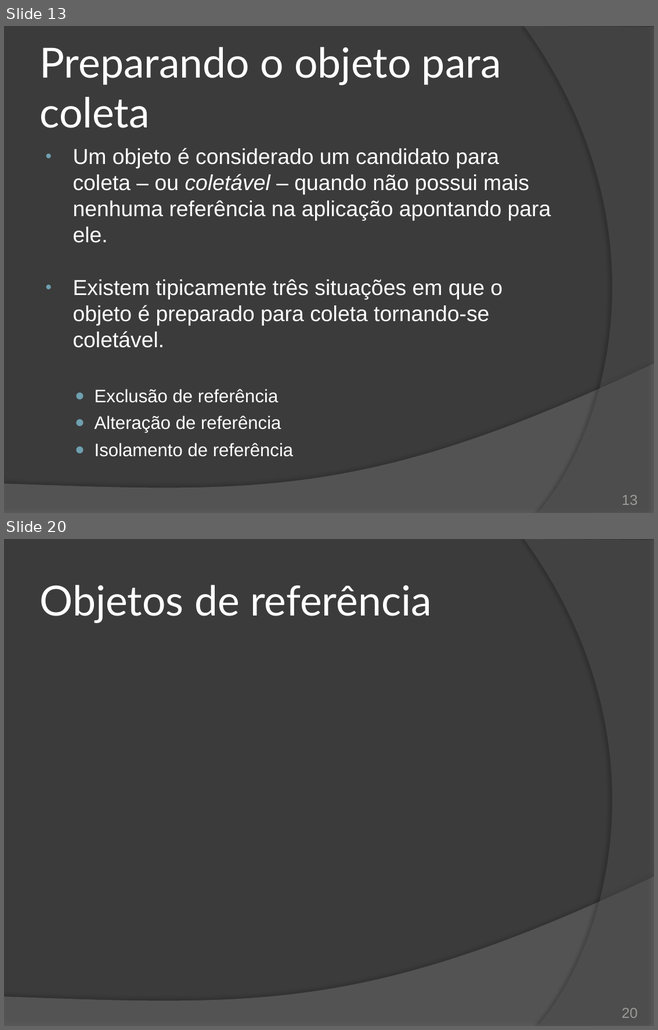
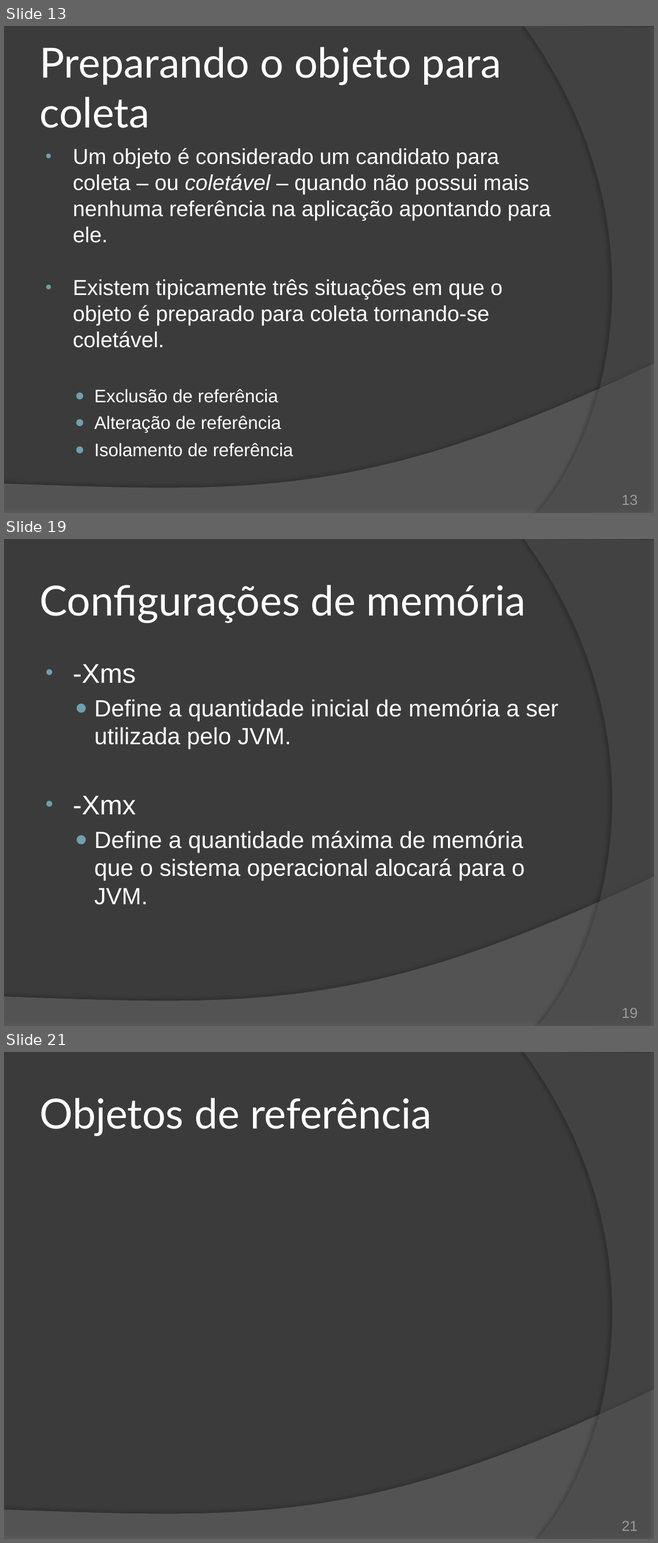
Before and after one commit to duchesqui/slzvieira-training, a slide deck: 2-Java-Programmer-Modulo-II/11.Capitulo05.pptx. Shown one above the other, each under a label of ours: slides 13 and 20 before the commit, slides 13, 19 and 21 after it; the slides between them are not shown. The pictures are 658x1030 and 658x1543 pixels, drawn with LibreOffice and Linux fonts; fonts in the diff are those of the drawing. Boxes give left, top, right and bottom in pixels: in the first picture for what was removed or moved away, otherwise in the second. Text is boxed around its words. In the diff, an @@ line names an element or a change of style, - is before the commit and + after.

```diff
--- a/2-Java-Programmer-Modulo-II/11.Capitulo05.pptx
+++ b/2-Java-Programmer-Modulo-II/11.Capitulo05.pptx
@@ slide 19 added at (4, 539, 654, 1026), background #3B3B3B; not listed: 2 template elements that a slide beside it also shows @@
@@ title added at (40, 585, 526, 623), 46 pt, text #FFFFFF @@
+Configurações de memória
@@ text added at (73, 664, 558, 905), 26 pt, text #FFFFFF @@
+• -Xms
+  ● Define a quantidade inicial de memória a ser utilizada pelo JVM.
+• -Xmx
+  ● Define a quantidade máxima de memória que o sistema operacional alocará para o JVM.
@@ page number added at (621, 1008, 637, 1018), 16 pt, text #9D9B9A @@
+19
@@ what was slide 20 is now slide 21 @@
@@ page number at (621, 1521, 637, 1531): text changed @@
-20
+21
```
Also in this commit, not shown: 7 slides changed, 1 other slide added, 1 slide removed.
